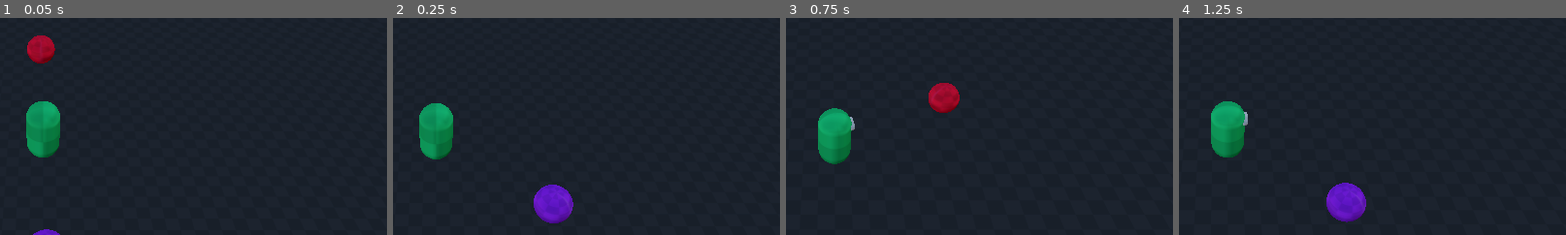
Above: before the commit, frames 1-4 (left to right).
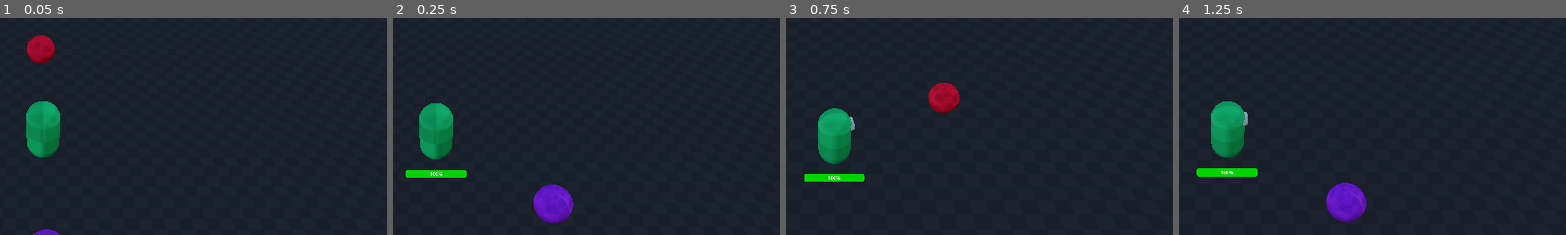
Above: after the commit, the same moments.

Repository: Blizzard4E/way-of-the-elements
Game: Godot game, scene res://contents/levels/prototype.tscn
Same seed, same stepped clock (60 frames per second), same inputs: the game is played once before the commit and once after it.
Inputs (mouse positions are % of the whole screen's width and height, from its top left):
- Up to frame 1 (0.05 s): no input
- Up to frame 2 (0.25 s): no input
- Up to frame 3 (0.75 s): move the mouse to (72, 45) at 0.52 s; hold D (move_right) from 0.53 s (still down); click (72, 45) at 0.67 s
- Up to frame 4 (1.25 s): keep holding D (move_right); tap Space (jump) at 0.77 s
The pictures show only the part of the screen within x 44-94%, y 24-74%; the shares and areas given below are measured in that part.

Frame 1 is identical in both runs. In frame 2, 0.6% of the frame differs, in the area x 3-20%, y 70-74%; in frame 3, 0.6%; in frame 4, 0.6%, in the area x 4-21%, y 69-74%.

Commit message:
feat(PauseMenu/Audio/HealthBar): add pause menu, settings, and health bar UI
Introduce a pause menu with settings, audio bus layout, and a 3D health bar for the player. Adds volume sliders for Master, Music, and Sound Effects, and connects pause functionality to the UI. Health bar now visually reflects player health. Minor fixes and cleanups included.

## Key Changes
* Add PauseHandler and Settings UI scenes and scripts
* Implement volume sliders for audio buses with config save/load
* Add default_bus_layout.tres for Music and Sound Effects buses
* Integrate health bar as Sprite3D with ProgressBar for player
* Connect pause input and menu navigation
* Clean up debug prints and minor script improvements

Diff:
--- a/components/damage_number_emitter.gd
+++ b/components/damage_number_emitter.gd
@@ -13,7 +13,6 @@
 	var root_ui := get_tree().get_current_scene().get_node("UI")
 	if root_ui:
 		_ui_layer = root_ui.get_node("DamageNumbers")
-		print("UI Layer set to: ", _ui_layer)
 
 func _on_damaged(amount: float):
 	if not damage_number_scene:
--- /dev/null
+++ b/components/heath_bar.gd
@@ -0,0 +1,22 @@
+class_name HeathBar
+extends Sprite3D
+
+var health_comp: Health
+
+@export var progress_bar: ProgressBar
+
+# Called when the node enters the scene tree for the first time.
+func _ready() -> void:
+	health_comp = get_parent().get_node("Health") as Health
+	if health_comp:
+		health_comp.damaged.connect(_on_health_changed)
+		progress_bar.max_value = 100.0
+		progress_bar.min_value = 0.0
+		progress_bar.value = (health_comp.current_hp / health_comp.max_hp) * 100.0
+		health_comp.health_changed.connect(_on_health_changed)
+
+func _on_health_changed(amount: float) -> void:
+	if health_comp.max_hp > 0:
+		var health_percent = health_comp.current_hp / health_comp.max_hp
+		self.scale.x = health_percent
+		progress_bar.value = health_percent * 100.0
--- a/components/stats/health.gd
+++ b/components/stats/health.gd
@@ -28,3 +28,4 @@
 
 func heal(amount: float):
 	current_hp += amount
+	current_hp = clamp(current_hp, 0, max_hp)
--- a/contents/abilities/scenes/scythe_slash.tscn
+++ b/contents/abilities/scenes/scythe_slash.tscn
@@ -138,3 +138,4 @@
 
 [node name="AudioStreamPlayer" type="AudioStreamPlayer" parent="." unique_id=1920820789]
 stream = ExtResource("6_o2pc7")
+bus = &"Sound Effects"
--- a/contents/levels/prototype.tscn
+++ b/contents/levels/prototype.tscn
@@ -1,5 +1,6 @@
 [gd_scene format=3 uid="uid://5iu4driwk5xr"]
 
+[ext_resource type="Script" uid="uid://3l0qdqvs3p1d" path="res://contents/menus/scripts/pause.gd" id="1_3c7gm"]
 [ext_resource type="Texture2D" uid="uid://dl826f6d2y2bk" path="res://assets/textures/prototype_tiles/Dark/texture_09.png" id="1_vo8sw"]
 [ext_resource type="PackedScene" uid="uid://dy36s888666jv" path="res://entities/player.tscn" id="2_1hs15"]
 [ext_resource type="PackedScene" uid="uid://cikf6cfajpaoy" path="res://entities/enemy.tscn" id="3_7fmhn"]
@@ -10,6 +11,7 @@
 [ext_resource type="Script" uid="uid://dcplm184rj3u4" path="res://systems/behavior_system.gd" id="8_h681u"]
 [ext_resource type="Resource" uid="uid://cfpertvijr1ih" path="res://contents/playable_characters/earth_master.tres" id="9_bk8nm"]
 [ext_resource type="Script" uid="uid://d2n1tabjndn2x" path="res://systems/death_system.gd" id="10_ggh40"]
+[ext_resource type="PackedScene" uid="uid://daioewxt4cvqc" path="res://contents/menus/scenes/settings.tscn" id="12_4ikoi"]
 
 [sub_resource type="ProceduralSkyMaterial" id="ProceduralSkyMaterial_mbk3n"]
 sky_horizon_color = Color(0.66224277, 0.6717428, 0.6867428, 1)
@@ -83,3 +85,11 @@
 anchors_preset = 0
 offset_right = 40.0
 offset_bottom = 40.0
+
+[node name="Settings" parent="." unique_id=95445551 node_paths=PackedStringArray("pause_handler") instance=ExtResource("12_4ikoi")]
+pause_handler = NodePath("../PauseHandler")
+
+[node name="PauseHandler" type="Node" parent="." unique_id=1037458397 node_paths=PackedStringArray("settings_menu")]
+process_mode = 3
+script = ExtResource("1_3c7gm")
+settings_menu = NodePath("../Settings")
--- /dev/null
+++ b/contents/menus/scenes/settings.tscn
@@ -0,0 +1,163 @@
+[gd_scene format=3 uid="uid://daioewxt4cvqc"]
+
+[ext_resource type="Script" uid="uid://drr1njbpaapay" path="res://contents/menus/scripts/settings.gd" id="1_fg85h"]
+[ext_resource type="Texture2D" uid="uid://b8c0l7agf5sou" path="res://assets/textures/prototype_tiles/Dark/texture_08.png" id="2_roc8s"]
+[ext_resource type="Script" uid="uid://g2kgtoumgnnr" path="res://contents/menus/scripts/volume_slider.gd" id="3_ys8ql"]
+
+[node name="Settings" type="CanvasLayer" unique_id=95445551 node_paths=PackedStringArray("resume_button", "exit_button", "tab_buttons", "tab_contents")]
+process_mode = 2
+script = ExtResource("1_fg85h")
+resume_button = NodePath("Control/Tabs/Tab Navigation/VBoxContainer/Continue")
+exit_button = NodePath("Control/Tabs/Tab Navigation/VBoxContainer/Exit")
+tab_buttons = [NodePath("Control/Tabs/Tab Navigation/VBoxContainer/Sound"), NodePath("Control/Tabs/Tab Navigation/VBoxContainer/Video")]
+tab_contents = [NodePath("Control/Tabs/Sound Tab Content"), NodePath("Control/Tabs/Video Tab Content")]
+
+[node name="Control" type="Control" parent="." unique_id=428895025]
+layout_mode = 3
+anchors_preset = 15
+anchor_right = 1.0
+anchor_bottom = 1.0
+grow_horizontal = 2
+grow_vertical = 2
+
+[node name="TextureRect" type="TextureRect" parent="Control" unique_id=957587348]
+layout_mode = 1
+anchors_preset = 15
+anchor_right = 1.0
+anchor_bottom = 1.0
+grow_horizontal = 2
+grow_vertical = 2
+texture = ExtResource("2_roc8s")
+stretch_mode = 1
+
+[node name="Tabs" type="HBoxContainer" parent="Control" unique_id=1227635657]
+layout_mode = 1
+anchors_preset = 8
+anchor_left = 0.5
+anchor_top = 0.5
+anchor_right = 0.5
+anchor_bottom = 0.5
+offset_left = -700.0
+offset_top = -59.5
+offset_right = 700.0
+offset_bottom = 59.5
+grow_horizontal = 2
+grow_vertical = 2
+theme_override_constants/separation = 64
+
+[node name="Tab Navigation" type="VBoxContainer" parent="Control/Tabs" unique_id=457873038]
+custom_minimum_size = Vector2(300, 0)
+layout_mode = 2
+theme_override_constants/separation = 32
+
+[node name="Label" type="Label" parent="Control/Tabs/Tab Navigation" unique_id=101342783]
+layout_mode = 2
+theme_override_font_sizes/font_size = 32
+text = "Settings"
+
+[node name="VBoxContainer" type="VBoxContainer" parent="Control/Tabs/Tab Navigation" unique_id=1945227412]
+layout_mode = 2
+
+[node name="Continue" type="Button" parent="Control/Tabs/Tab Navigation/VBoxContainer" unique_id=893180318]
+layout_mode = 2
+theme_override_font_sizes/font_size = 24
+text = "Continue"
+alignment = 0
+
+[node name="Sound" type="Button" parent="Control/Tabs/Tab Navigation/VBoxContainer" unique_id=323737723]
+layout_mode = 2
+theme_override_font_sizes/font_size = 24
+text = "Sound
+"
+alignment = 0
+
+[node name="Video" type="Button" parent="Control/Tabs/Tab Navigation/VBoxContainer" unique_id=1948564362]
+layout_mode = 2
+theme_override_font_sizes/font_size = 24
+text = "Video
+"
+alignment = 0
+
+[node name="Exit" type="Button" parent="Control/Tabs/Tab Navigation/VBoxContainer" unique_id=170898732]
+layout_mode = 2
+theme_override_font_sizes/font_size = 24
+text = "Exit
+"
+alignment = 0
+
+[node name="Sound Tab Content" type="VBoxContainer" parent="Control/Tabs" unique_id=92341284]
+layout_mode = 2
+size_flags_horizontal = 3
+theme_override_constants/separation = 32
+
+[node name="Master" type="VBoxContainer" parent="Control/Tabs/Sound Tab Content" unique_id=289318756]
+layout_mode = 2
+theme_override_constants/separation = 4
+script = ExtResource("3_ys8ql")
+bus_name = "Master"
+
+[node name="HBoxContainer" type="HBoxContainer" parent="Control/Tabs/Sound Tab Content/Master" unique_id=555014346]
+layout_mode = 2
+
+[node name="Label" type="Label" parent="Control/Tabs/Sound Tab Content/Master/HBoxContainer" unique_id=3129564]
+layout_mode = 2
+size_flags_horizontal = 3
+text = "Master"
+
+[node name="ValueLabel" type="Label" parent="Control/Tabs/Sound Tab Content/Master/HBoxContainer" unique_id=1293713802]
+layout_mode = 2
+text = "0"
+
+[node name="HSlider" type="HSlider" parent="Control/Tabs/Sound Tab Content/Master" unique_id=1421457555]
+layout_mode = 2
+
+[node name="Music" type="VBoxContainer" parent="Control/Tabs/Sound Tab Content" unique_id=1842514808]
+layout_mode = 2
+theme_override_constants/separation = 4
+script = ExtResource("3_ys8ql")
+bus_name = "Music"
+
+[node name="HBoxContainer" type="HBoxContainer" parent="Control/Tabs/Sound Tab Content/Music" unique_id=1116230646]
+layout_mode = 2
+
+[node name="Label" type="Label" parent="Control/Tabs/Sound Tab Content/Music/HBoxContainer" unique_id=705542235]
+layout_mode = 2
+size_flags_horizontal = 3
+text = "Master"
+
+[node name="ValueLabel" type="Label" parent="Control/Tabs/Sound Tab Content/Music/HBoxContainer" unique_id=1421070224]
+layout_mode = 2
+text = "0"
+
+[node name="HSlider" type="HSlider" parent="Control/Tabs/Sound Tab Content/Music" unique_id=296704326]
+layout_mode = 2
+
+[node name="SoundEffects" type="VBoxContainer" parent="Control/Tabs/Sound Tab Content" unique_id=1199614000]
+layout_mode = 2
+theme_override_constants/separation = 4
+script = ExtResource("3_ys8ql")
+bus_name = "Sound Effects"
+
+[node name="HBoxContainer" type="HBoxContainer" parent="Control/Tabs/Sound Tab Content/SoundEffects" unique_id=465522317]
+layout_mode = 2
+
+[node name="Label" type="Label" parent="Control/Tabs/Sound Tab Content/SoundEffects/HBoxContainer" unique_id=505423754]
+layout_mode = 2
+size_flags_horizontal = 3
+text = "Master"
+
+[node name="ValueLabel" type="Label" parent="Control/Tabs/Sound Tab Content/SoundEffects/HBoxContainer" unique_id=996080248]
+layout_mode = 2
+text = "0"
+
+[node name="HSlider" type="HSlider" parent="Control/Tabs/Sound Tab Content/SoundEffects" unique_id=572941145]
+layout_mode = 2
+
+[node name="Video Tab Content" type="VBoxContainer" parent="Control/Tabs" unique_id=66705836]
+layout_mode = 2
+size_flags_horizontal = 3
+theme_override_constants/separation = 16
+
+[node name="Label" type="Label" parent="Control/Tabs/Video Tab Content" unique_id=211011125]
+layout_mode = 2
+text = "WIP"
--- /dev/null
+++ b/contents/menus/scripts/pause.gd
@@ -0,0 +1,29 @@
+class_name PauseHandler
+extends Node
+
+@export var settings_menu: CanvasLayer
+
+var is_paused: bool = false
+
+func _ready() -> void:
+	settings_menu.hide()
+
+func _process(delta: float) -> void:
+	if Input.is_action_just_pressed("pause"):
+		_toggle_pause()
+
+func _toggle_pause():
+	if is_paused:
+		unpause()
+	else:
+		pause()
+
+func pause():
+	settings_menu.show()
+	get_tree().paused = true
+	is_paused = true
+
+func unpause():
+	settings_menu.hide()
+	get_tree().paused = false
+	is_paused = false
--- /dev/null
+++ b/contents/menus/scripts/settings.gd
@@ -0,0 +1,32 @@
+extends CanvasLayer
+
+@export var resume_button: Button
+@export var pause_handler: PauseHandler
+
+@export var exit_button: Button
+
+@export var tab_buttons: Array[Button]
+@export var tab_contents: Array[Control]
+
+# Called when the node enters the scene tree for the first time.
+func _ready() -> void:
+	resume_button.pressed.connect(_unpause)
+	exit_button.pressed.connect(_exit_game)
+
+	for i in range(tab_buttons.size()):
+		tab_buttons[i].pressed.connect(func() -> void:
+			_toggle_tab(i)
+		)
+		tab_contents[i].visible = (i == 0)
+		tab_contents[i].set_process_input(i == 0)
+
+func _toggle_tab(index: int) -> void:
+	for i in range(tab_buttons.size()):
+		tab_contents[i].visible = (i == index)
+		tab_contents[i].set_process_input(i == index)
+
+func _unpause() -> void:
+	pause_handler.unpause()
+
+func _exit_game() -> void:
+	get_tree().quit()
--- /dev/null
+++ b/contents/menus/scripts/volume_slider.gd
@@ -0,0 +1,43 @@
+extends VBoxContainer
+
+@export var bus_name: String
+
+var bus_index: int
+
+@onready var slider: HSlider = $HSlider
+@onready var label: Label = $HBoxContainer/Label
+@onready var value_label: Label = $HBoxContainer/ValueLabel
+
+# Called when the node enters the scene tree for the first time.
+func _ready() -> void:
+	bus_index = AudioServer.get_bus_index(bus_name)
+	label.text = bus_name
+	slider.min_value = 0
+	slider.max_value = 1
+	slider.step = 0.001
+
+	# Load saved volume from config
+	var config = ConfigFile.new()
+	var err = config.load("user://settings.cfg")
+	var saved_volume = null
+	if err == OK:
+		saved_volume = config.get_value("audio", bus_name, null)
+	if saved_volume != null:
+		slider.value = float(saved_volume)
+		AudioServer.set_bus_volume_db(bus_index, linear_to_db(float(saved_volume)))
+	else:
+		slider.value = db_to_linear(AudioServer.get_bus_volume_db(bus_index))
+
+	value_label.text = "%d%%" % int(slider.value * 100)
+	slider.value_changed.connect(_on_HSlider_value_changed)
+func _on_HSlider_value_changed(value: float) -> void:
+	AudioServer.set_bus_volume_db(bus_index, linear_to_db(value))
+	value_label.text = "%d%%" % int(value * 100)
+
+	# Save volume to config
+	var config = ConfigFile.new()
+	var err = config.load("user://settings.cfg")
+	if err != OK:
+		config = ConfigFile.new() # start fresh if file doesn't exist
+	config.set_value("audio", bus_name, value)
+	config.save("user://settings.cfg")
--- /dev/null
+++ b/default_bus_layout.tres
@@ -0,0 +1,15 @@
+[gd_resource type="AudioBusLayout" format=3 uid="uid://dptt8j460yj3c"]
+
+[resource]
+bus/1/name = &"Music"
+bus/1/solo = false
+bus/1/mute = false
+bus/1/bypass_fx = false
+bus/1/volume_db = 0.0
+bus/1/send = &"Master"
+bus/2/name = &"Sound Effects"
+bus/2/solo = false
+bus/2/mute = false
+bus/2/bypass_fx = false
+bus/2/volume_db = 0.0
+bus/2/send = &"Master"
--- a/entities/player.tscn
+++ b/entities/player.tscn
@@ -10,6 +10,7 @@
 [ext_resource type="Script" uid="uid://50waajq81cv1" path="res://components/stats/movement_speed.gd" id="8_tjdhl"]
 [ext_resource type="Script" uid="uid://bhgtkebcur28d" path="res://components/abilities.gd" id="9_ef06p"]
 [ext_resource type="Script" uid="uid://dbjhemc7o5rou" path="res://components/stats/energy.gd" id="10_tjdhl"]
+[ext_resource type="Script" uid="uid://ck5ata417nxp" path="res://components/heath_bar.gd" id="11_x08pd"]
 
 [sub_resource type="CapsuleShape3D" id="CapsuleShape3D_mbk3n"]
 
@@ -24,6 +25,21 @@
 [sub_resource type="CapsuleMesh" id="CapsuleMesh_i623q"]
 radius = 0.1
 height = 0.5
+
+[sub_resource type="ViewportTexture" id="ViewportTexture_tjdhl"]
+viewport_path = NodePath("HeathBar/SubViewport")
+
+[sub_resource type="StyleBoxFlat" id="StyleBoxFlat_dchgp"]
+content_margin_left = 2.0
+content_margin_top = 2.0
+content_margin_right = 2.0
+content_margin_bottom = 2.0
+bg_color = Color(0, 0.7019608, 0, 1)
+corner_radius_top_left = 6
+corner_radius_top_right = 6
+corner_radius_bottom_right = 6
+corner_radius_bottom_left = 6
+corner_detail = 6
 
 [node name="Player" type="CharacterBody3D" unique_id=1390504542]
 
@@ -71,3 +87,21 @@
 [node name="Energy" type="Node" parent="." unique_id=1239719631]
 script = ExtResource("10_tjdhl")
 metadata/_custom_type_script = "uid://dbjhemc7o5rou"
+
+[node name="HeathBar" type="Sprite3D" parent="." unique_id=485566496 node_paths=PackedStringArray("progress_bar")]
+transform = Transform3D(1, 0, 0, 0, 1, 0, 0, 0, 1, 0, -2, 0)
+billboard = 1
+no_depth_test = true
+texture = SubResource("ViewportTexture_tjdhl")
+script = ExtResource("11_x08pd")
+progress_bar = NodePath("SubViewport/ProgressBar")
+
+[node name="SubViewport" type="SubViewport" parent="HeathBar" unique_id=1928768369]
+transparent_bg = true
+size = Vector2i(200, 27)
+
+[node name="ProgressBar" type="ProgressBar" parent="HeathBar/SubViewport" unique_id=1106011707]
+offset_right = 200.0
+offset_bottom = 27.0
+theme_override_styles/fill = SubResource("StyleBoxFlat_dchgp")
+value = 50.0
--- a/project.godot
+++ b/project.godot
@@ -58,6 +58,11 @@
 "events": [Object(InputEventKey,"resource_local_to_scene":false,"resource_name":"","device":-1,"window_id":0,"alt_press …(191 unchanged characters)…
 ]
 }
+pause={
+"deadzone": 0.2,
+"events": [Object(InputEventKey,"resource_local_to_scene":false,"resource_name":"","device":0,"window_id":0,"alt_pressed":false,"shift_pressed":false,"ctrl_pressed":false,"meta_pressed":false,"pressed":false,"keycode":0,"physical_keycode":4194305,"key_label":0,"unicode":0,"location":0,"echo":false,"script":null)
+]
+}
 
 [physics]
 
Not shown, added: components/heath_bar.gd.uid
Not shown, added: contents/menus/scripts/pause.gd.uid
Not shown, added: contents/menus/scripts/settings.gd.uid
Not shown, added: contents/menus/scripts/volume_slider.gd.uid
